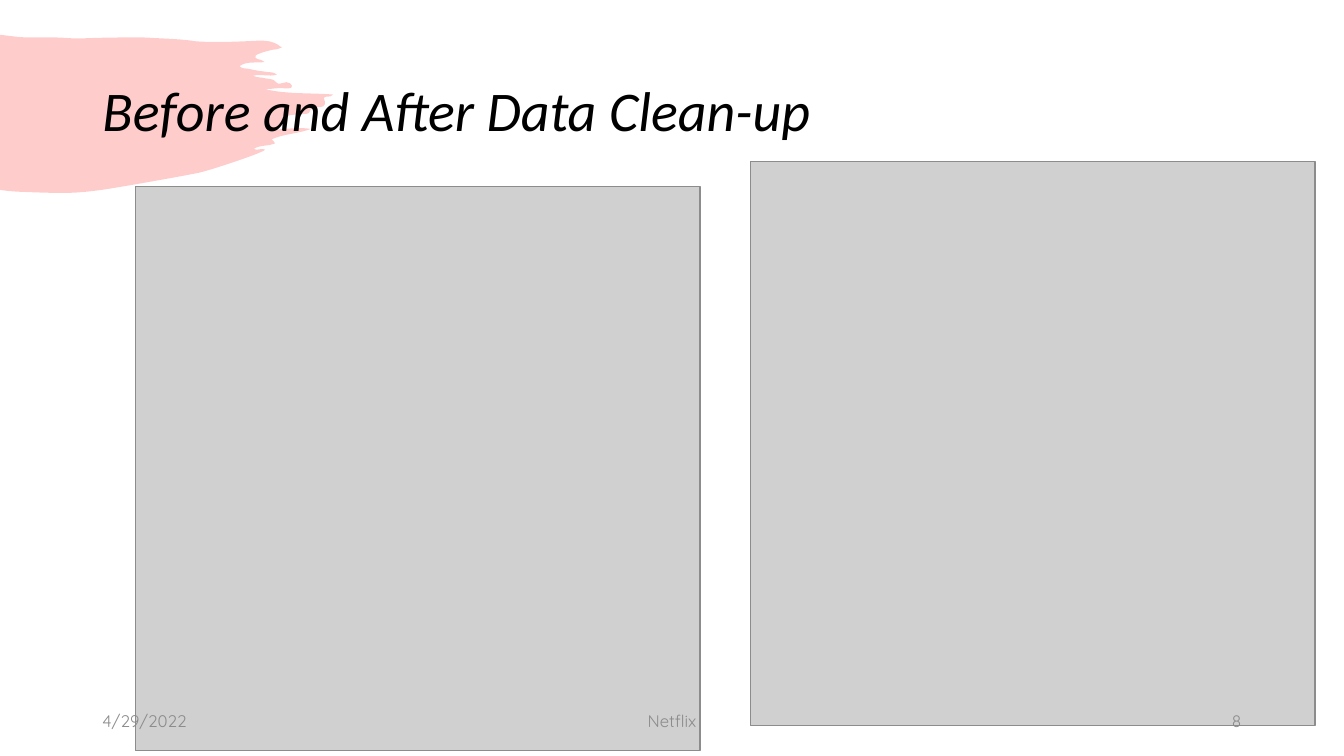
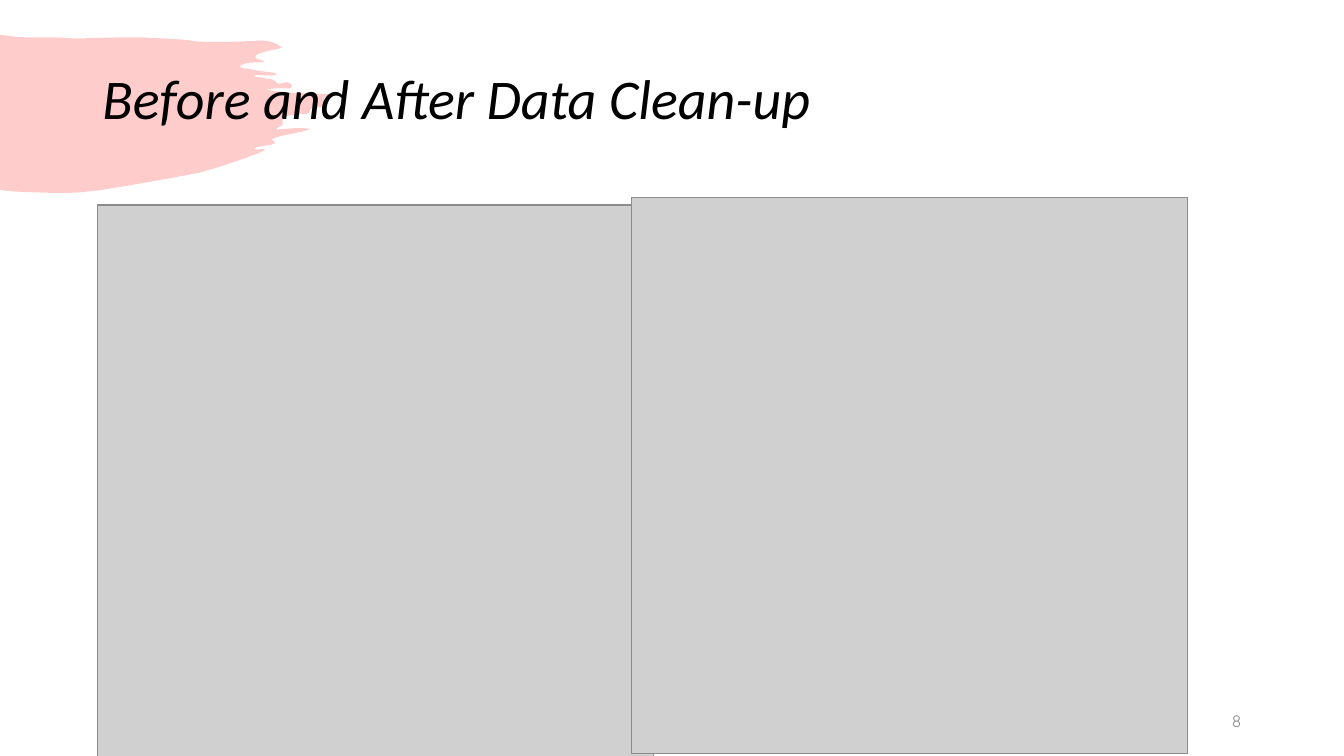
Before and after one commit to Kevinle76/NetFlix, a slide deck: slide 8 of Project_1.pptx. Drawn at 1344x756 pixels with LibreOffice and Linux fonts; fonts in the diff are those of the drawing; grey boxes stand for pictures. Boxes give left, top, right and bottom in pixels: in the first picture for what was removed or moved away, otherwise in the second. Text is boxed around its words. In the diff, an @@ line names an element or a change of style, - is before the commit and + after.

Commit message:
edits to presentation and nf data3

```diff
--- a/Project_1.pptx
+++ b/Project_1.pptx
@@ title "Before and After Data Clean-up": place and size @@
-title "Before and After Data Clean-up" at [102, 84, 810, 144]
+title "Before and After Data Clean-up" at [102, 72, 810, 132]
@@ picture: place and size @@
-picture at [135, 187, 700, 751]
+picture at [98, 205, 653, 756]
@@ picture: place and size @@
-picture at [750, 161, 1315, 726]
+picture at [632, 198, 1188, 753]
@@ text removed at [102, 710, 186, 733] @@
-4/29/2022
@@ text removed at [648, 715, 697, 727] @@
-Netflix
```
Also in this commit, not shown: 1 other slide changed, 1 slide added, 3 other files.
